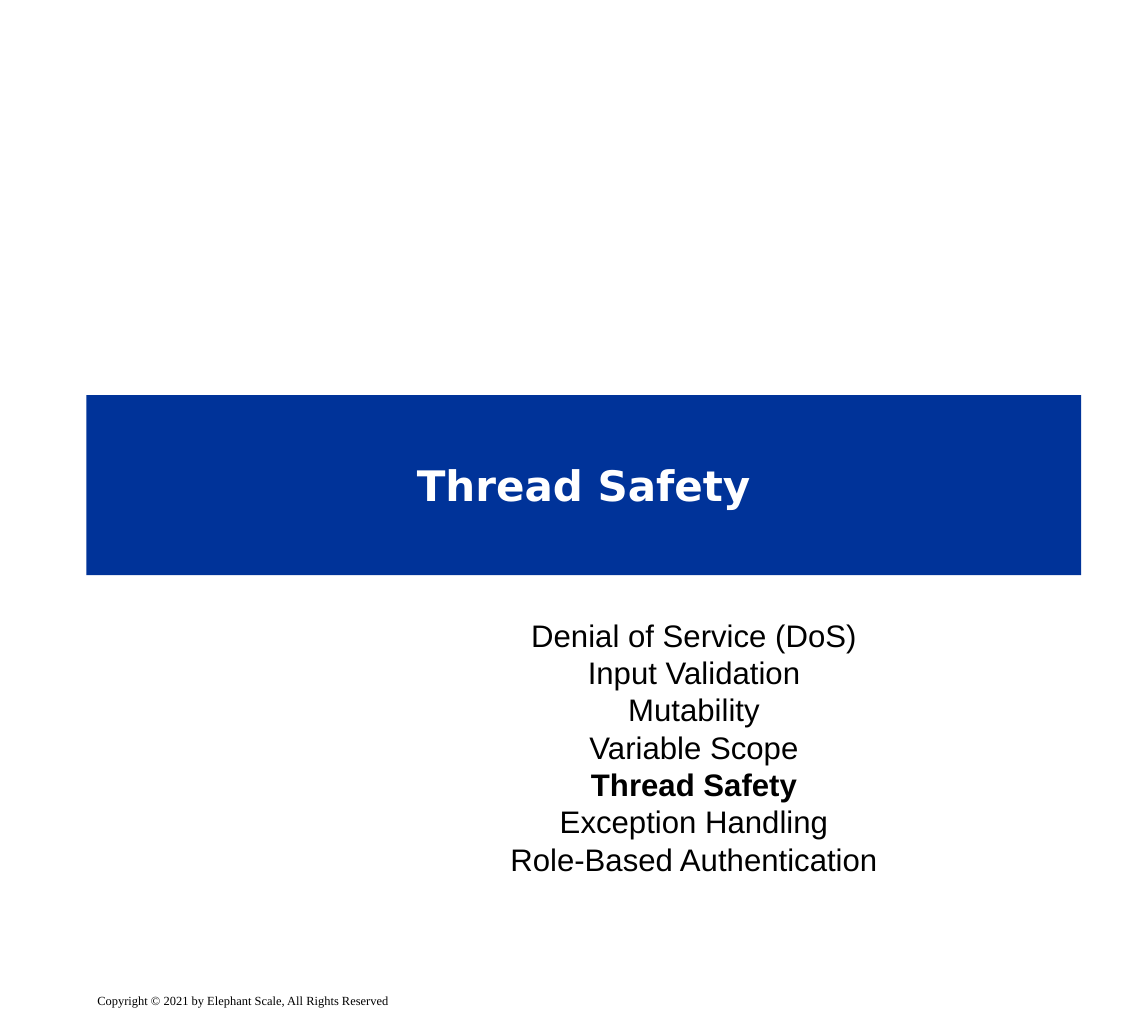
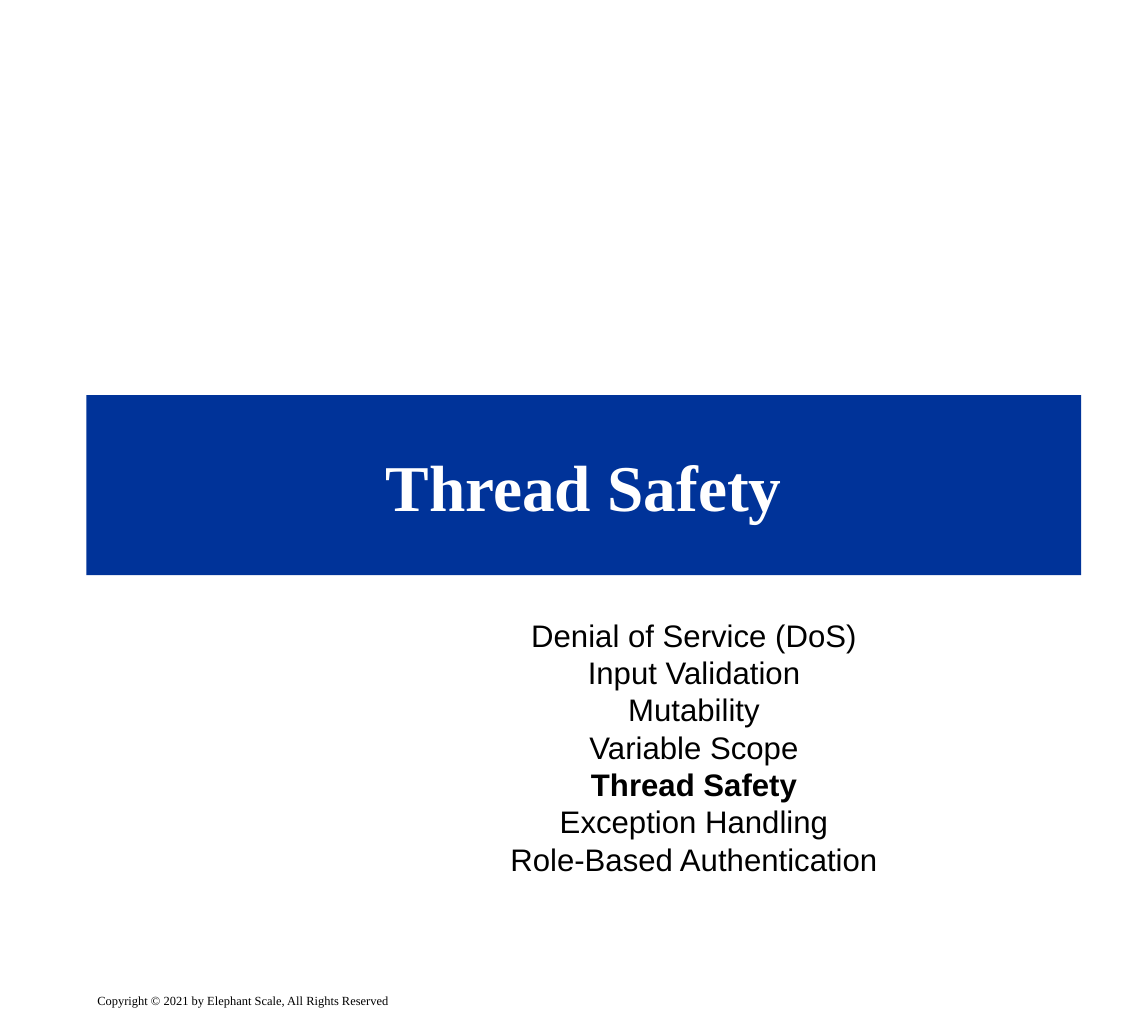
Before and after one commit to elephantscale/es-training-new, a slide deck: slide 41 of secure-coding/slides/delivery/05__Java-Security.pptx. Drawn at 1148x1016 pixels with LibreOffice and Linux fonts; fonts in the diff are those of the drawing; background and template pictures are left out. Boxes give left, top, right and bottom in pixels: in the first picture for what was removed or moved away, otherwise in the second. Text is boxed around its words. In the diff, an @@ line names an element or a change of style, - is before the commit and + after.

```diff
--- a/secure-coding/slides/delivery/05__Java-Security.pptx
+++ b/secure-coding/slides/delivery/05__Java-Security.pptx
@@ title "Thread Safety" at [86, 395, 1081, 576]: size 27 to 42 pt, font DejaVu Sans to Times New Roman @@
```
Also in this commit, not shown: 19 other slides changed, 3 other files.
